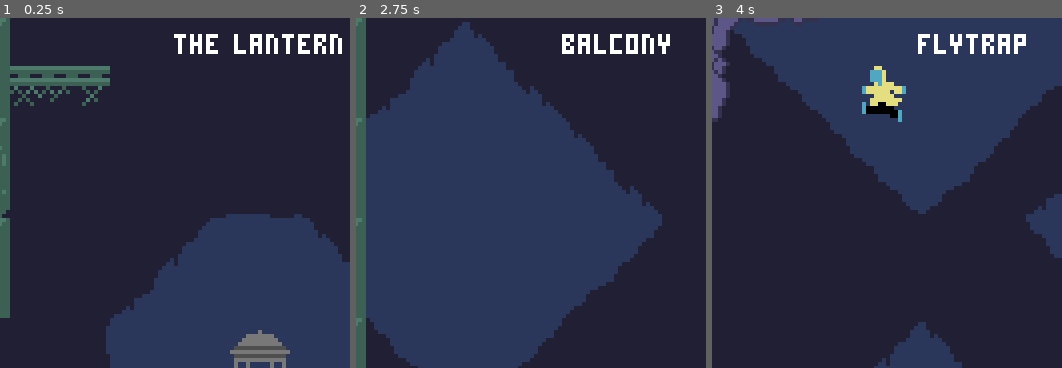
Above: before the commit, frames 1-3 (left to right).
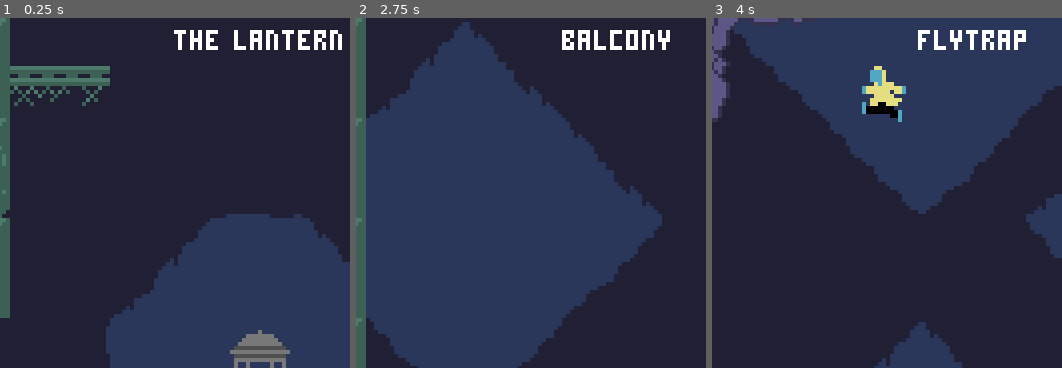
Above: after the commit, the same moments.

Repository: tabrasel/Glowkeeper
Game: Godot game, scene res://scenes/game.tscn
Two runs of this game, one before a commit and one after it. Both use one fixed random seed, a clock stepped at 60 frames per second and the inputs below.
Inputs:
- Up to frame 1 (0.25 s): no input
- Up to frame 2 (2.75 s): hold Right (ui_right) 0.53-1.28 s; tap Z (jump) at 0.77, 1.52 s; hold Down (ui_down) 1.28-2.03 s; hold Right (ui_right) from 2.03 s (still down)
- Up to frame 3 (4 s): tap Z (jump) at 3.02, 3.77 s; release Right (ui_right) at 3.53 s; hold Left (ui_left) from 3.53 s (still down)
The pictures show only the part of the screen within x 13-63%, y 0-50%; the shares and areas given below are measured in that part.

The runs differ from the first frame. In frame 1, 1.0% of the frame differs, in the area x 49-98%, y 3-11%; in frame 2, 0.7%; in frame 3, 0.7%.

Commit message:
Fix HUD transition off-by-1-pixel issue again

Diff:
--- a/scenes/game.tscn
+++ b/scenes/game.tscn
@@ -806,7 +806,7 @@
 layout_mode = 3
 anchors_preset = 0
 offset_left = -88.0
-offset_top = -87.0
+offset_top = -88.0
 offset_right = 88.0
 offset_bottom = 88.0
 script = ExtResource("7_ewnvq")
@@ -841,7 +841,6 @@
 color = Color(0, 0, 0, 0)
 
 [node name="Letterbox" type="Control" parent="Camera/HUD"]
-visible = false
 layout_mode = 1
 anchors_preset = 15
 anchor_right = 1.0
@@ -854,9 +853,9 @@
 anchors_preset = 5
 anchor_left = 0.5
 anchor_right = 0.5
-offset_left = -87.5
+offset_left = -88.0
 offset_top = -12.0
-offset_right = 87.5
+offset_right = 87.0
 grow_horizontal = 2
 color = Color(0, 0, 0, 1)
 
@@ -867,8 +866,8 @@
 anchor_top = 1.0
 anchor_right = 0.5
 anchor_bottom = 1.0
-offset_left = -87.5
-offset_right = 87.5
+offset_left = -88.0
+offset_right = 87.0
 offset_bottom = 12.0
 grow_horizontal = 2
 grow_vertical = 0
